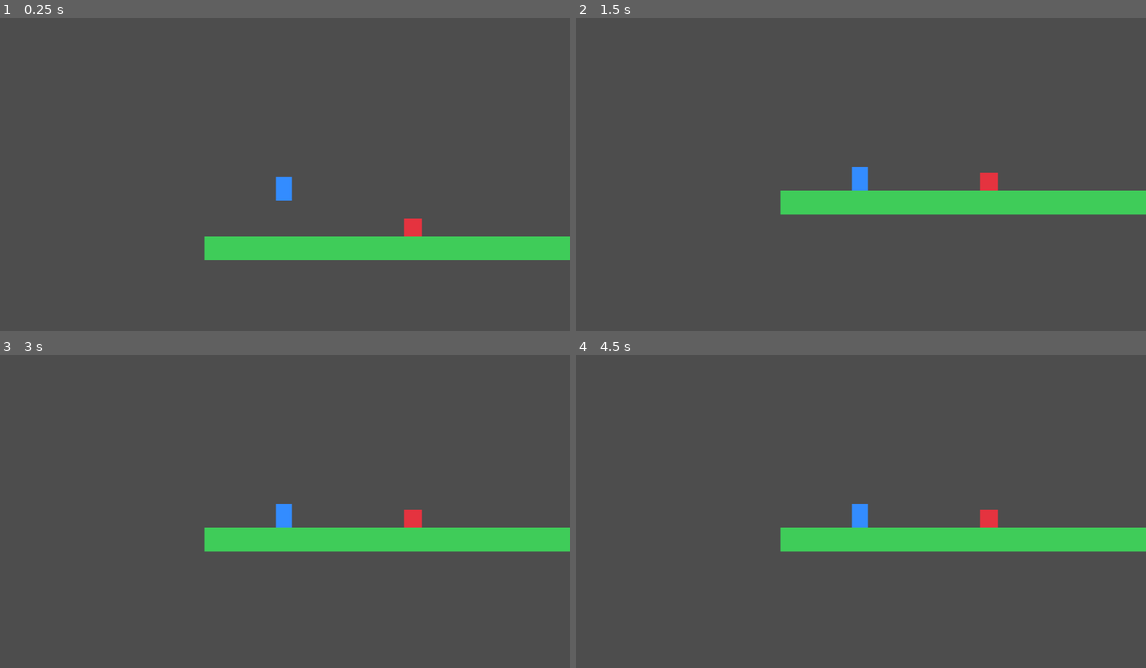
Above: before the commit, frames 1-4 (two rows, left to right).
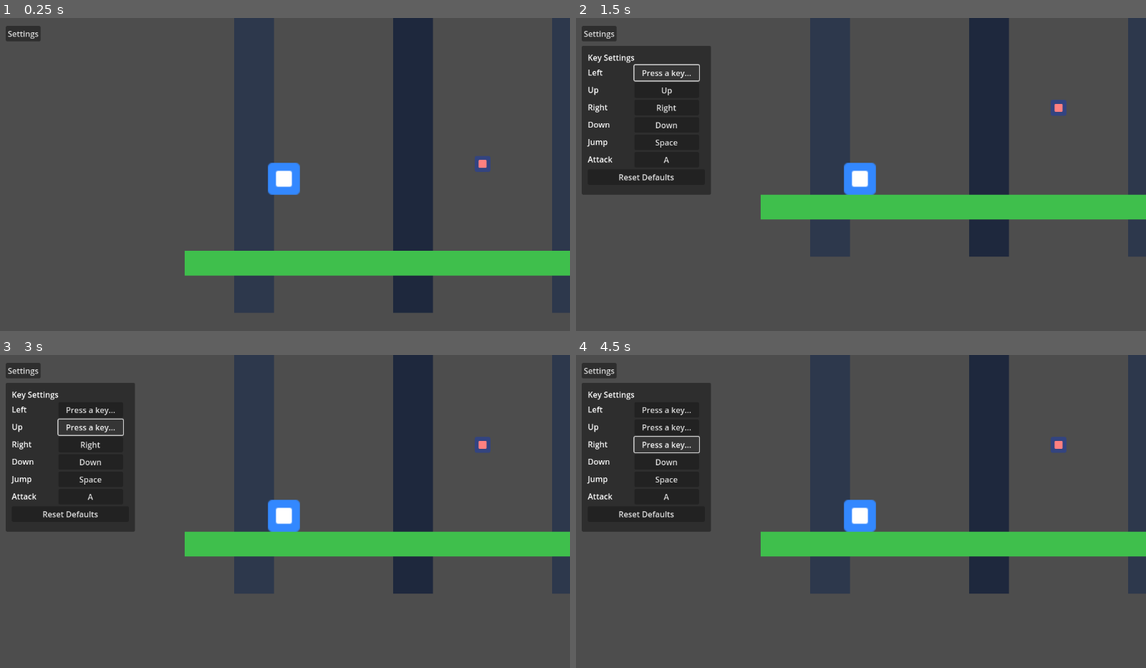
Above: after the commit, the same moments.

Repository: rgholdings25/mapleland
Game: Godot game, scene res://scenes/main.tscn
The game is run twice, just before and just after one commit, with the same random seed, the same clock (stepped at 60 frames per second) and the same inputs.
Inputs (mouse positions are in pixels of both pictures, inside the frame that each line leads up to):
- Up to frame 1 (0.25 s): no input
- Up to frame 2 (1.5 s): click (598, 33) at 0.5 s, where only the run after the commit has a clickable "Settings"; click (667, 74) at 1.25 s, where only the run after the commit has a clickable "Left"
- Up to frame 3 (3 s): click (91, 411) at 2 s, where only the run after the commit has a clickable "Press a key..."; click (91, 426) at 2.75 s, where only the run after the commit has a clickable "Up"
- Up to frame 4 (4.5 s): click (667, 426) at 3.5 s, where only the run after the commit has a clickable "Press a key..."; click (667, 445) at 4.25 s, where only the run after the commit has a clickable "Right"

The runs differ from the first frame. In frame 1, 21% of the frame differs, in the area x 1-100%, y 0-95%; in frame 2, 25%, in the area x 1-100%, y 0-77%; in frame 3, 25%; in frame 4, 24%.

Commit message:
Add configurable controls and combat polish

Diff:
--- /dev/null
+++ b/client/icon.svg
@@ -0,0 +1,4 @@
+<svg xmlns="http://www.w3.org/2000/svg" width="32" height="32" viewBox="0 0 32 32">
+  <rect width="32" height="32" rx="4" fill="#3388ff"/>
+  <rect x="8" y="8" width="16" height="16" rx="2" fill="#ffffff"/>
+</svg>
--- a/client/project.godot
+++ b/client/project.godot
@@ -13,11 +13,19 @@
 
 move_left={
 "deadzone": 0.5,
-"events": [Object(InputEventKey,"resource_local_to_scene":fa …(201 unchanged characters)… ,"unicode":0,"echo":false,"script":null), Object(InputEventKey,"resource_local_to_scene":false,"resource_name":"","device":-1,"window_id":0,"alt_pressed":false,"shift_pressed":false,"ctrl_pressed":false,"meta_pressed":false,"pressed":false,"keycode":65,"physical_keycode":0,"key_label":0,"unicode":0,"echo":false,"script":null)]
+"events": [Object(InputEventKey,"resource_local_to_scene":fa …(201 unchanged characters)… ,"unicode":0,"echo":false,"script":null)]
+}
+move_up={
+"deadzone": 0.5,
+"events": [Object(InputEventKey,"resource_local_to_scene":false,"resource_name":"","device":-1,"window_id":0,"alt_pressed":false,"shift_pressed":false,"ctrl_pressed":false,"meta_pressed":false,"pressed":false,"keycode":4194320,"physical_keycode":0,"key_label":0,"unicode":0,"echo":false,"script":null)]
 }
 move_right={
 "deadzone": 0.5,
-"events": [Object(InputEventKey,"resource_local_to_scene":fa …(201 unchanged characters)… ,"unicode":0,"echo":false,"script":null), Object(InputEventKey,"resource_local_to_scene":false,"resource_name":"","device":-1,"window_id":0,"alt_pressed":false,"shift_pressed":false,"ctrl_pressed":false,"meta_pressed":false,"pressed":false,"keycode":68,"physical_keycode":0,"key_label":0,"unicode":0,"echo":false,"script":null)]
+"events": [Object(InputEventKey,"resource_local_to_scene":fa …(201 unchanged characters)… ,"unicode":0,"echo":false,"script":null)]
+}
+move_down={
+"deadzone": 0.5,
+"events": [Object(InputEventKey,"resource_local_to_scene":false,"resource_name":"","device":-1,"window_id":0,"alt_pressed":false,"shift_pressed":false,"ctrl_pressed":false,"meta_pressed":false,"pressed":false,"keycode":4194322,"physical_keycode":0,"key_label":0,"unicode":0,"echo":false,"script":null)]
 }
 jump={
 "deadzone": 0.5,
@@ -25,5 +33,5 @@
 }
 attack={
 "deadzone": 0.5,
-"events": [Object(InputEventKey,"resource_local_to_scene":false,"resource_name":"","device":-1,"window_id":0,"alt_pressed":false,"shift_pressed":false,"ctrl_pressed":false,"meta_pressed":false,"pressed":false,"keycode":74,"physical_keycode":0,"key_label":0,"unicode":0,"echo":false,"script":null)]
+"events": [Object(InputEventKey,"resource_local_to_scene":false,"resource_name":"","device":-1,"window_id":0,"alt_pressed":false,"shift_pressed":false,"ctrl_pressed":false,"meta_pressed":false,"pressed":false,"keycode":65,"physical_keycode":0,"key_label":0,"unicode":0,"echo":false,"script":null)]
 }
--- a/client/scenes/main.tscn
+++ b/client/scenes/main.tscn
@@ -1,37 +1,44 @@
-[gd_scene load_steps=5 format=3]
+[gd_scene load_steps=5 format=3 uid="uid://main_scene"]
 
-[ext_resource type="PackedScene" path="res://scenes/player.tscn" id="1_player"]
-[ext_resource type="PackedScene" path="res://scenes/monster.tscn" id="2_monster"]
+[ext_resource type="PackedScene" path="res://scenes/player.tscn" id="1"]
+[ext_resource type="PackedScene" path="res://scenes/monster.tscn" id="2"]
+[ext_resource type="Script" path="res://scripts/input_settings.gd" id="3"]
 
-[sub_resource type="RectangleShape2D" id="RectangleShape2D_floor"]
-size = Vector2(960, 48)
-
-[sub_resource type="Environment" id="Environment_world"]
-background_mode = 1
-background_color = Color(0.08, 0.1, 0.14, 1)
+[sub_resource type="RectangleShape2D" id="RectangleShape2D_ground"]
+size = Vector2(1000, 50)
 
 [node name="Main" type="Node2D"]
 
-[node name="WorldEnvironment" type="WorldEnvironment" parent="."]
-environment = SubResource("Environment_world")
+[node name="BackgroundMarkerA" type="Polygon2D" parent="."]
+position = Vector2(0, 0)
+color = Color(0.18, 0.22, 0.3, 1)
+polygon = PackedVector2Array(0, 0, 80, 0, 80, 600, 0, 600)
 
-[node name="Player" parent="." instance=ExtResource("1_player")]
-position = Vector2(160, 280)
+[node name="BackgroundMarkerB" type="Polygon2D" parent="."]
+position = Vector2(320, 0)
+color = Color(0.12, 0.16, 0.24, 1)
+polygon = PackedVector2Array(0, 0, 80, 0, 80, 600, 0, 600)
 
-[node name="Monster" parent="." instance=ExtResource("2_monster")]
-position = Vector2(420, 360)
+[node name="BackgroundMarkerC" type="Polygon2D" parent="."]
+position = Vector2(640, 0)
+color = Color(0.18, 0.22, 0.3, 1)
+polygon = PackedVector2Array(0, 0, 80, 0, 80, 600, 0, 600)
 
-[node name="Camera2D" type="Camera2D" parent="Player"]
-enabled = true
-position_smoothing_enabled = true
-position_smoothing_speed = 8.0
+[node name="Player" parent="." instance=ExtResource("1")]
+position = Vector2(100, 300)
 
-[node name="Floor" type="StaticBody2D" parent="."]
-position = Vector2(480, 440)
+[node name="Monster" parent="." instance=ExtResource("2")]
+position = Vector2(500, 300)
 
-[node name="Ground" type="Polygon2D" parent="Floor"]
-color = Color(0.25, 0.8, 0.35, 1)
-polygon = PackedVector2Array(-480, -24, 480, -24, 480, 24, -480, 24)
+[node name="Ground" type="StaticBody2D" parent="."]
+position = Vector2(400, 500)
 
-[node name="CollisionShape2D" type="CollisionShape2D" parent="Floor"]
-shape = SubResource("RectangleShape2D_floor")
+[node name="GroundVisual" type="Polygon2D" parent="Ground"]
+color = Color(0.25, 0.75, 0.3, 1)
+polygon = PackedVector2Array(-500, -25, 500, -25, 500, 25, -500, 25)
+
+[node name="CollisionShape2D" type="CollisionShape2D" parent="Ground"]
+shape = SubResource("RectangleShape2D_ground")
+
+[node name="SettingsUI" type="CanvasLayer" parent="."]
+script = ExtResource("3")
--- a/client/scenes/monster.tscn
+++ b/client/scenes/monster.tscn
@@ -1,16 +1,18 @@
 [gd_scene load_steps=3 format=3]
 
-[ext_resource type="Script" path="res://scripts/monster.gd" id="1_monster_script"]
+[ext_resource type="Texture2D" path="res://icon.svg" id="1"]
+[ext_resource type="Script" path="res://scripts/monster.gd" id="2"]
 
-[sub_resource type="RectangleShape2D" id="RectangleShape2D_monster"]
-size = Vector2(36, 36)
+[sub_resource type="RectangleShape2D" id="1"]
+size = Vector2(64, 64)
 
 [node name="Monster" type="CharacterBody2D"]
-script = ExtResource("1_monster_script")
+position = Vector2(500, 300)
+script = ExtResource("2")
 
-[node name="Body" type="Polygon2D" parent="."]
-color = Color(0.9, 0.2, 0.25, 1)
-polygon = PackedVector2Array(-18, -18, 18, -18, 18, 18, -18, 18)
+[node name="Sprite2D" type="Sprite2D" parent="."]
+texture = ExtResource("1")
+modulate = Color(1, 0.5, 0.5, 1)
 
 [node name="CollisionShape2D" type="CollisionShape2D" parent="."]
-shape = SubResource("RectangleShape2D_monster")
+shape = SubResource("1")
--- a/client/scenes/player.tscn
+++ b/client/scenes/player.tscn
@@ -1,30 +1,37 @@
-[gd_scene load_steps=4 format=3]
+[gd_scene load_steps=5 format=3 uid="uid://player_scene"]
 
-[ext_resource type="Script" path="res://scripts/player.gd" id="1_player_script"]
+[ext_resource type="Script" path="res://scripts/player.gd" id="1"]
+[ext_resource type="Texture2D" path="res://icon.svg" id="2"]
 
 [sub_resource type="RectangleShape2D" id="RectangleShape2D_player"]
-size = Vector2(32, 48)
+size = Vector2(64, 64)
 
 [sub_resource type="RectangleShape2D" id="RectangleShape2D_attack"]
-size = Vector2(56, 42)
+size = Vector2(128, 80)
 
 [node name="Player" type="CharacterBody2D"]
-script = ExtResource("1_player_script")
+position = Vector2(100, 300)
+script = ExtResource("1")
 
-[node name="Body" type="Polygon2D" parent="."]
-color = Color(0.2, 0.55, 1, 1)
-polygon = PackedVector2Array(-16, -24, 16, -24, 16, 24, -16, 24)
+[node name="Sprite2D" type="Sprite2D" parent="."]
+texture = ExtResource("2")
+scale = Vector2(2, 2)
 
 [node name="CollisionShape2D" type="CollisionShape2D" parent="."]
 shape = SubResource("RectangleShape2D_player")
 
+[node name="Camera2D" type="Camera2D" parent="."]
+enabled = true
+
 [node name="AttackArea" type="Area2D" parent="."]
-position = Vector2(44, 0)
+position = Vector2(96, 0)
+monitoring = false
 
-[node name="AttackCollisionShape2D" type="CollisionShape2D" parent="AttackArea"]
+[node name="CollisionShape2D" type="CollisionShape2D" parent="AttackArea"]
 shape = SubResource("RectangleShape2D_attack")
 
-[node name="AttackPreview" type="Polygon2D" parent="AttackArea"]
+[node name="AttackEffect" type="Polygon2D" parent="."]
 visible = false
-color = Color(1, 0.85, 0.2, 0.35)
-polygon = PackedVector2Array(-28, -21, 28, -21, 28, 21, -28, 21)
+position = Vector2(96, 0)
+color = Color(1, 0.85, 0.15, 0.7)
+polygon = PackedVector2Array(-64, -40, 56, -24, 64, 0, 56, 24, -64, 40, -28, 0)
--- /dev/null
+++ b/client/scripts/input_settings.gd
@@ -0,0 +1,125 @@
+extends CanvasLayer
+
+const SAVE_PATH := "user://keybinds.cfg"
+const ACTIONS := {
+	"move_left": {"label": "Left", "default": KEY_LEFT},
+	"move_up": {"label": "Up", "default": KEY_UP},
+	"move_right": {"label": "Right", "default": KEY_RIGHT},
+	"move_down": {"label": "Down", "default": KEY_DOWN},
+	"jump": {"label": "Jump", "default": KEY_SPACE},
+	"attack": {"label": "Attack", "default": KEY_A},
+}
+
+var waiting_action := ""
+var buttons: Dictionary = {}
+var panel: Panel
+
+func _ready() -> void:
+	_apply_defaults()
+	_load_keybinds()
+	_build_ui()
+	_refresh_buttons()
+
+func _input(event: InputEvent) -> void:
+	if waiting_action == "":
+		return
+
+	if event is InputEventKey and event.pressed and not event.echo:
+		_set_action_key(waiting_action, event.keycode)
+		_save_keybinds()
+		waiting_action = ""
+		_refresh_buttons()
+		get_viewport().set_input_as_handled()
+
+func _apply_defaults() -> void:
+	for action in ACTIONS.keys():
+		if not InputMap.has_action(action):
+			InputMap.add_action(action)
+		InputMap.action_erase_events(action)
+		_set_action_key(action, ACTIONS[action]["default"])
+
+func _build_ui() -> void:
+	var toggle := Button.new()
+	toggle.text = "Settings"
+	toggle.position = Vector2(16, 16)
+	toggle.pressed.connect(_toggle_panel)
+	add_child(toggle)
+
+	panel = Panel.new()
+	panel.visible = false
+	panel.position = Vector2(16, 56)
+	panel.size = Vector2(260, 300)
+	add_child(panel)
+
+	var list := VBoxContainer.new()
+	list.position = Vector2(12, 12)
+	list.size = Vector2(236, 276)
+	panel.add_child(list)
+
+	var title := Label.new()
+	title.text = "Key Settings"
+	list.add_child(title)
+
+	for action in ACTIONS.keys():
+		var row := HBoxContainer.new()
+		list.add_child(row)
+
+		var label := Label.new()
+		label.text = ACTIONS[action]["label"]
+		label.custom_minimum_size = Vector2(90, 24)
+		row.add_child(label)
+
+		var button := Button.new()
+		button.custom_minimum_size = Vector2(130, 24)
+		button.pressed.connect(_start_rebind.bind(action))
+		row.add_child(button)
+		buttons[action] = button
+
+	var reset := Button.new()
+	reset.text = "Reset Defaults"
+	reset.pressed.connect(_reset_defaults)
+	list.add_child(reset)
+
+func _toggle_panel() -> void:
+	panel.visible = not panel.visible
+
+func _start_rebind(action: String) -> void:
+	waiting_action = action
+	buttons[action].text = "Press a key..."
+
+func _set_action_key(action: String, keycode: Key) -> void:
+	InputMap.action_erase_events(action)
+	var event := InputEventKey.new()
+	event.keycode = keycode
+	InputMap.action_add_event(action, event)
+
+func _get_action_key(action: String) -> Key:
+	for event in InputMap.action_get_events(action):
+		if event is InputEventKey:
+			return event.keycode
+	return KEY_NONE
+
+func _refresh_buttons() -> void:
+	for action in ACTIONS.keys():
+		var keycode := _get_action_key(action)
+		buttons[action].text = OS.get_keycode_string(keycode)
+
+func _save_keybinds() -> void:
+	var config := ConfigFile.new()
+	for action in ACTIONS.keys():
+		config.set_value("keys", action, int(_get_action_key(action)))
+	config.save(SAVE_PATH)
+
+func _load_keybinds() -> void:
+	var config := ConfigFile.new()
+	if config.load(SAVE_PATH) != OK:
+		return
+
+	for action in ACTIONS.keys():
+		var keycode := int(config.get_value("keys", action, ACTIONS[action]["default"]))
+		_set_action_key(action, keycode as Key)
+
+func _reset_defaults() -> void:
+	_apply_defaults()
+	_save_keybinds()
+	_refresh_buttons()
--- a/client/scripts/monster.gd
+++ b/client/scripts/monster.gd
@@ -1,31 +1,27 @@
 extends CharacterBody2D
 
-@export var max_health: int = 3
-@export var gravity: float = 1200.0
+var hp := 3
+var hit_flash_time := 0.0
+var knockback_velocity := 0.0
 
-@onready var body: Polygon2D = $Body
-
-var health: int
-var hit_flash_remaining := 0.0
-
-func _ready() -> void:
-	health = max_health
+@onready var sprite: Sprite2D = $Sprite2D
 
 func _physics_process(delta: float) -> void:
-	if not is_on_floor():
-		velocity.y += gravity * delta
+	if hit_flash_time > 0.0:
+		hit_flash_time -= delta
+		sprite.modulate = Color(1, 1, 1, 1)
+	else:
+		sprite.modulate = Color(1, 0.5, 0.5, 1)
 
-	if hit_flash_remaining > 0.0:
-		hit_flash_remaining -= delta
-		body.color = Color(1, 0.9, 0.2, 1)
-	else:
-		body.color = Color(0.9, 0.2, 0.25, 1)
-
+	velocity.x = knockback_velocity
+	knockback_velocity = move_toward(knockback_velocity, 0.0, 900.0 * delta)
 	move_and_slide()
 
-func take_damage(amount: int) -> void:
-	health -= amount
-	hit_flash_remaining = 0.12
+func _on_hit(damage := 1, hit_direction := 1.0) -> void:
+	hp -= damage
+	hit_flash_time = 0.12
+	knockback_velocity = hit_direction * 220.0
+	print("Monster hit. HP:", hp)
 
-	if health <= 0:
+	if hp <= 0:
 		queue_free()
--- a/client/scripts/player.gd
+++ b/client/scripts/player.gd
@@ -1,51 +1,86 @@
 extends CharacterBody2D
 
-@export var move_speed: float = 220.0
-@export var jump_velocity: float = -420.0
-@export var gravity: float = 1200.0
-@export var attack_damage: int = 1
-@export var attack_cooldown: float = 0.35
+@export var speed: float = 200.0
+@export var jump_force: float = -400.0
+@export var gravity: float = 900.0
+@export var attack_damage := 1
+@export var attack_cooldown := 0.45
+@export var attack_windup := 0.12
+@export var attack_active_time := 0.12
+@export var attack_range := 96.0
 
+@onready var sprite: Sprite2D = $Sprite2D
 @onready var attack_area: Area2D = $AttackArea
-@onready var attack_preview: Polygon2D = $AttackArea/AttackPreview
+@onready var attack_effect: Polygon2D = $AttackEffect
 
+var can_attack := true
 var facing_direction := 1.0
-var attack_cooldown_remaining := 0.0
-var attack_preview_remaining := 0.0
+var hit_bodies: Array[Node] = []
+
+func _ready() -> void:
+	attack_area.monitoring = false
+	attack_area.body_entered.connect(_on_attack_area_body_entered)
+	attack_effect.visible = false
+
+func _process(delta: float) -> void:
+	if Input.is_action_just_pressed("attack") and can_attack:
+		attack()
 
 func _physics_process(delta: float) -> void:
 	var direction := Input.get_axis("move_left", "move_right")
+	var vertical_direction := Input.get_axis("move_up", "move_down")
 
-	velocity.x = direction * move_speed
-	if direction != 0.0:
-		facing_direction = sign(direction)
-
-	attack_area.position.x = facing_direction * 44.0
+	velocity.x = direction * speed
 
 	if not is_on_floor():
 		velocity.y += gravity * delta
 
 	if Input.is_action_just_pressed("jump") and is_on_floor():
-		velocity.y = jump_velocity
-
-	if attack_cooldown_remaining > 0.0:
-		attack_cooldown_remaining -= delta
-
-	if attack_preview_remaining > 0.0:
-		attack_preview_remaining -= delta
-		attack_preview.visible = true
-	else:
-		attack_preview.visible = false
-
-	if Input.is_action_just_pressed("attack") and attack_cooldown_remaining <= 0.0:
-		attack()
+		velocity.y = jump_force
 
 	move_and_slide()
 
+	if direction != 0:
+		facing_direction = sign(direction)
+		sprite.flip_h = direction < 0
+		attack_area.position.x = facing_direction * attack_range
+		attack_effect.position.x = facing_direction * attack_range
+		attack_effect.scale.x = facing_direction
+
+	if vertical_direction != 0:
+		pass
+
 func attack() -> void:
-	attack_cooldown_remaining = attack_cooldown
-	attack_preview_remaining = 0.1
+	can_attack = false
+	hit_bodies.clear()
+
+	var original_speed := speed
+	speed = speed * 0.25
+	print("Attack ready")
+
+	await get_tree().create_timer(attack_windup).timeout
+	speed = original_speed
+
+	print("Attack")
+	attack_effect.visible = true
+
+	attack_area.monitoring = true
+	await get_tree().physics_frame
 
 	for body in attack_area.get_overlapping_bodies():
-		if body.has_method("take_damage"):
-			body.take_damage(attack_damage)
+		_on_attack_area_body_entered(body)
+
+	await get_tree().create_timer(attack_active_time).timeout
+	attack_area.monitoring = false
+	attack_effect.visible = false
+
+	await get_tree().create_timer(attack_cooldown).timeout
+	can_attack = true
+
+func _on_attack_area_body_entered(body: Node) -> void:
+	if hit_bodies.has(body):
+		return
+
+	if body.has_method("_on_hit"):
+		hit_bodies.append(body)
+		body._on_hit(attack_damage, facing_direction)
Not shown, added: client/icon.svg.import
Not shown, added: client/scripts/monster.gd.uid
Not shown, added: client/scripts/player.gd.uid
Not shown, added: .gitignore
